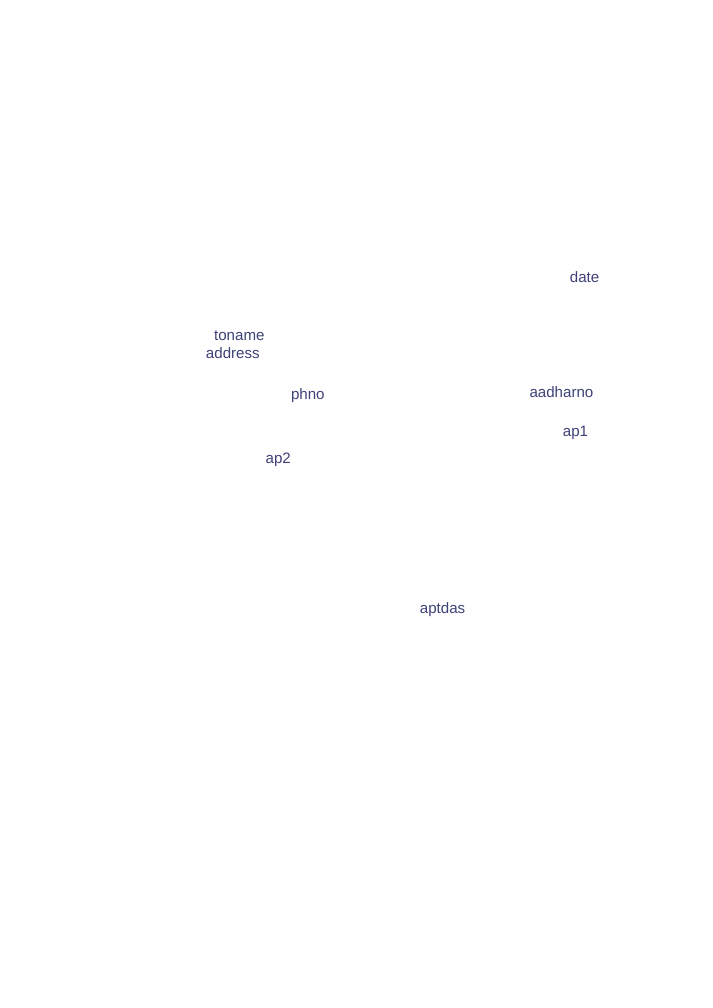
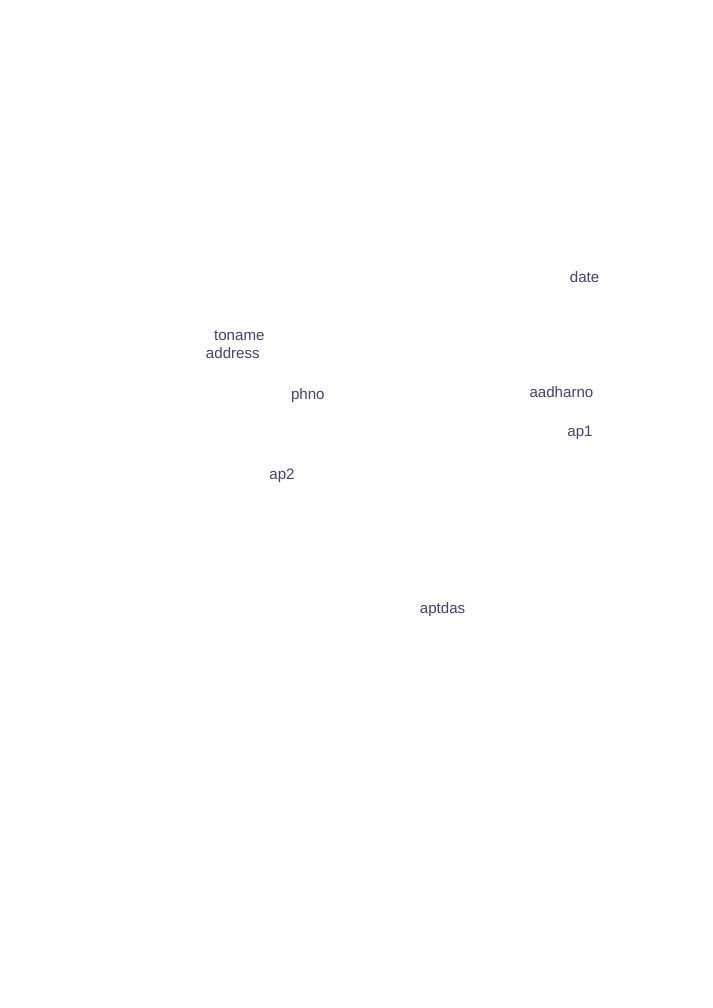
Before and after one commit to mani3159/IVFAP, a slide deck: slide 1 of Presentation1.pptx. Drawn at 713x1008 pixels with LibreOffice and Linux fonts; fonts in the diff are those of the drawing; background and template pictures are left out. Boxes give left, top, right and bottom in pixels: in the first picture for what was removed or moved away, otherwise in the second. Text is boxed around its words. In the diff, an @@ line names an element or a change of style, - is before the commit and + after.

```diff
--- a/Presentation1.pptx
+++ b/Presentation1.pptx
@@ text "ap1": place and size @@
-text "ap1" at bbox=[563, 425, 588, 439]
+text "ap1" at bbox=[567, 425, 592, 439]
@@ text "ap2": place and size @@
-text "ap2" at bbox=[266, 452, 291, 466]
+text "ap2" at bbox=[269, 468, 294, 482]
```
Also in this commit, not shown: 4 other files.
